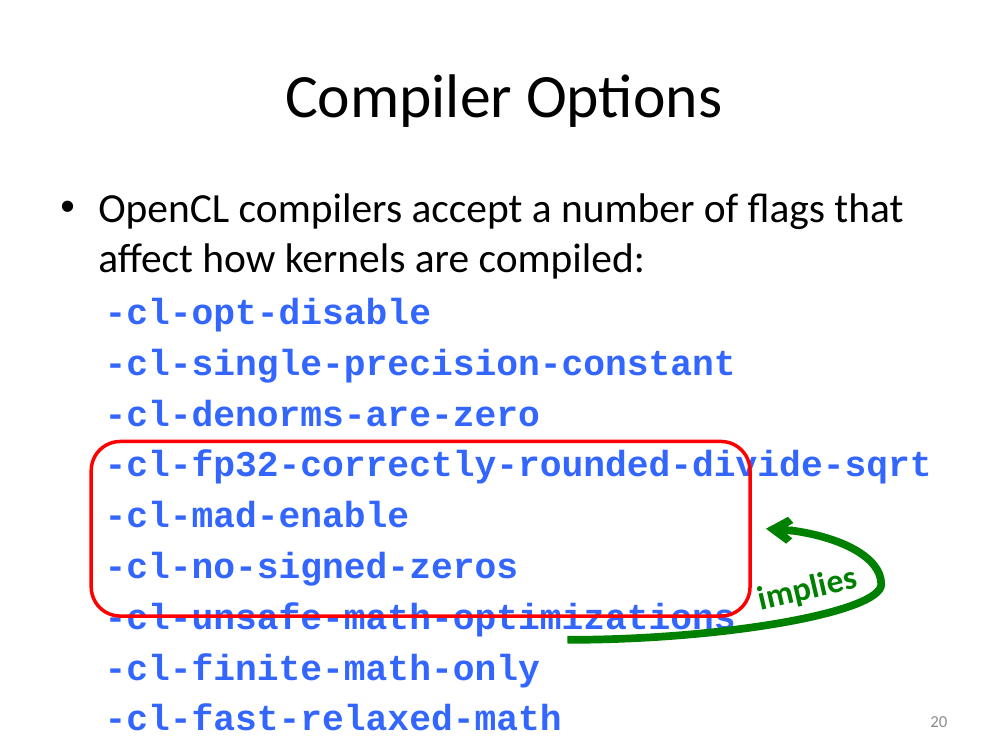
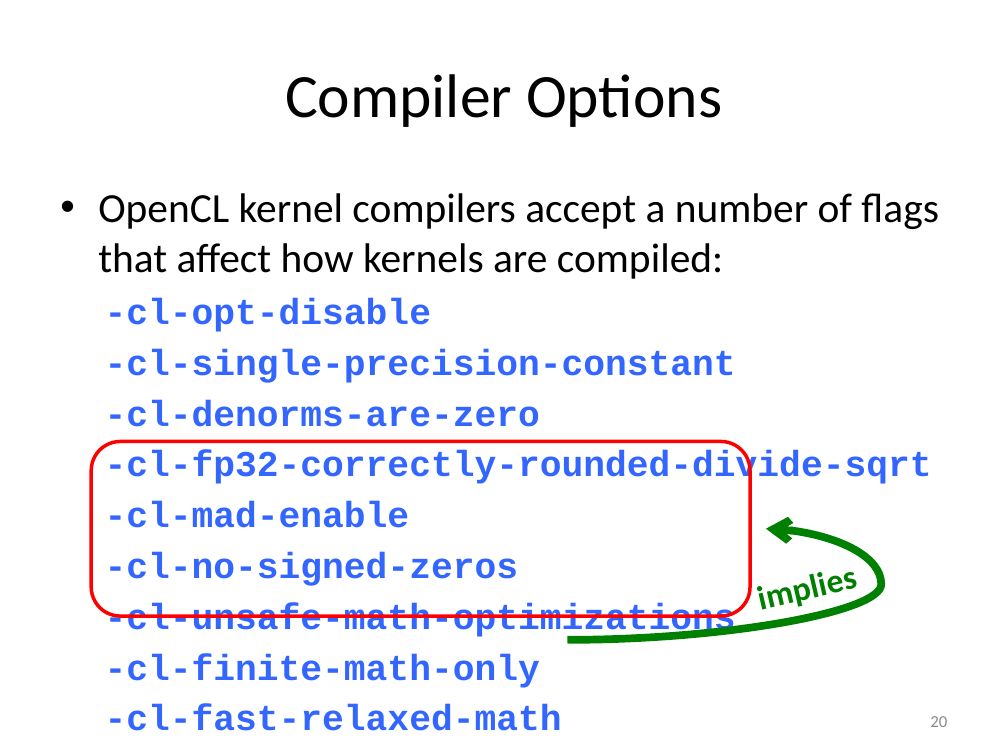
Before and after one commit to UoB-HPC/opencl-training-slides, a slide deck: slide 20 of advanced_part2.pptx. Drawn at 1008x756 pixels with LibreOffice and Linux fonts; fonts in the diff are those of the drawing. Boxes give left, top, right and bottom in pixels: in the first picture for what was removed or moved away, otherwise in the second. Text is boxed around its words. In the diff, an @@ line names an element or a change of style, - is before the commit and + after.

Commit message:
Clarification of kernel compiler flags and expanded metaprogramming example to multiple slides for PDF

```diff
--- a/advanced_part2.pptx
+++ b/advanced_part2.pptx
@@ text at (98, 193, 939, 279): text changed @@
-• OpenCL compilers accept a number of flags that affect how kernels are compiled:
+• OpenCL kernel compilers accept a number of flags that affect how kernels are compiled:
```
Also in this commit, not shown: 1 other slide changed, 1 slide added, 1 other file.
